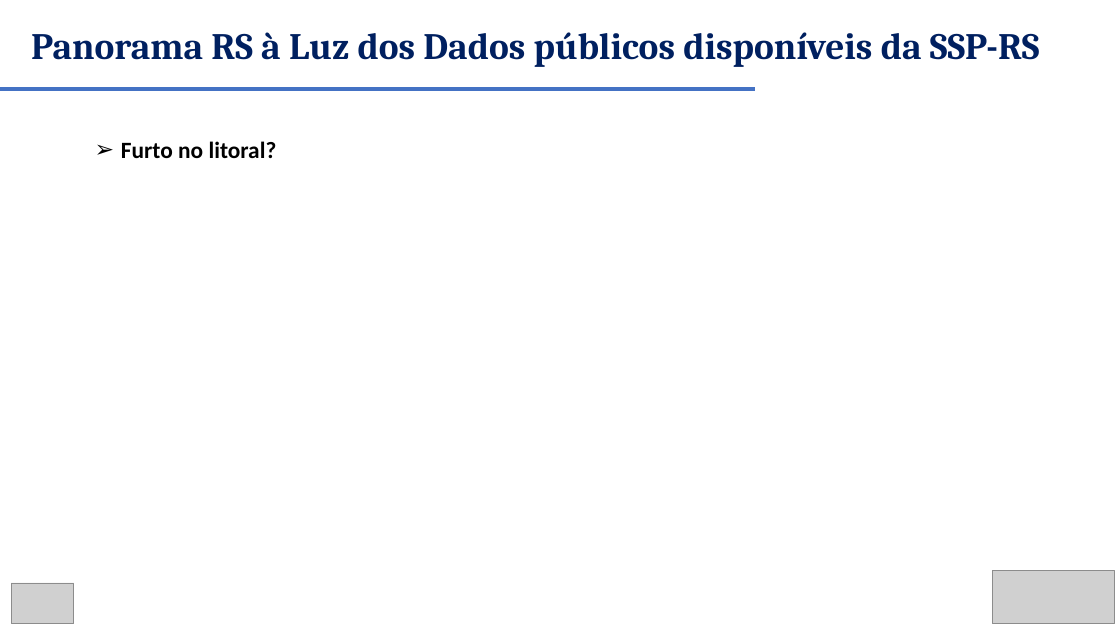
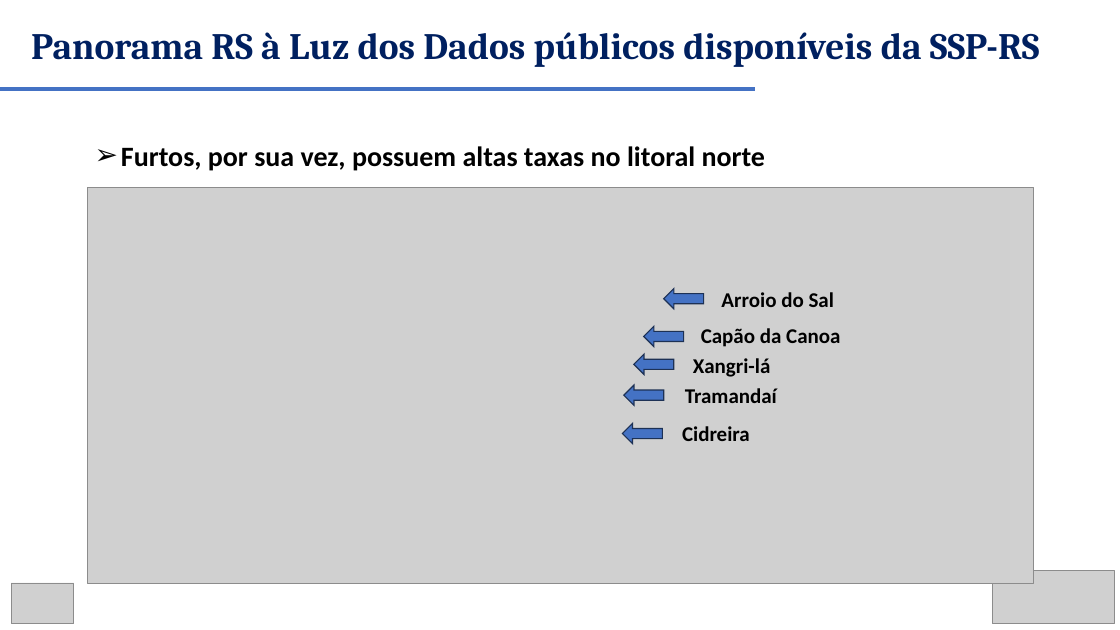
Before and after one commit to renanxcortes/semanistica_2026, a slide deck: slide 9 of DIA 2 - APRESENTACAO - VERSAO AMPLIADA FINAL.pptx (slide 10 before the commit). Drawn at 1120x630 pixels with LibreOffice and Linux fonts; fonts in the diff are those of the drawing; grey boxes stand for pictures. Boxes give left, top, right and bottom in pixels: in the first picture for what was removed or moved away, otherwise in the second. Text is boxed around its words. In the diff, an @@ line names an element or a change of style, - is before the commit and + after.

```diff
--- a/DIA 2 - APRESENTACAO - VERSAO AMPLIADA FINAL.pptx
+++ b/DIA 2 - APRESENTACAO - VERSAO AMPLIADA FINAL.pptx
@@ text at [121,146,765,171]: text changed; size 20 to 24 pt @@
-➢ Furto no litoral?
+➢ Furtos, por sua vez, possuem altas taxas no litoral norte
@@ picture added at [88,187,1034,583] @@
@@ left arrow added at [664,289,704,309], fill #4472C4, outline #1E3256 1 pt @@
@@ text added at [721,292,834,307], 18 pt, text #000000, bold @@
+Arroio do Sal
@@ left arrow added at [644,327,684,347], fill #4472C4, outline #1E3256 1 pt @@
@@ text added at [701,328,840,347], 18 pt, text #000000, bold @@
+Capão da Canoa
@@ left arrow added at [634,355,675,375], fill #4472C4, outline #1E3256 1 pt @@
@@ text added at [693,358,771,377], 18 pt, text #000000, bold @@
+Xangri-lá
@@ left arrow added at [624,385,665,405], fill #4472C4, outline #1E3256 1 pt @@
@@ text added at [685,388,777,403], 18 pt, text #000000, bold @@
+Tramandaí
@@ left arrow added at [623,423,663,444], fill #4472C4, outline #1E3256 1 pt @@
@@ text added at [682,426,750,441], 18 pt, text #000000, bold @@
+Cidreira
```
Also in this commit, not shown: 1 other slide changed, 1 slide added, 1 slide removed, 1 other file.
